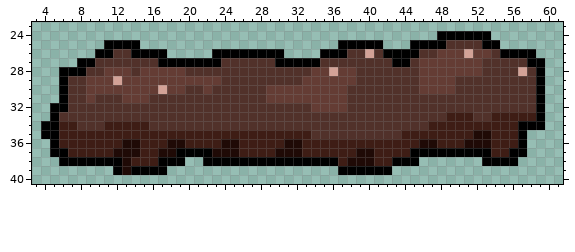
Two versions of one pixel-art file, art/aseprite/patty.aseprite. Above is the file before it was changed.
64x64 pixels, 1 frame. Shown: x 3..61, y 23..40. The old version is drawn lined up with the new one.
After the commit:
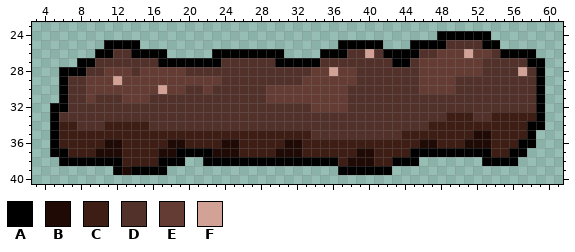
Palette (. is transparent): A #000000  B #1f0a06  C #3e1d15  D #51312a  E #643c34  F #d3a297
From old to new:
whole drawing moved by +2,+2 (the old picture is shown already moved)
@@ x 3..61 @@
 33 ..ADDDDDDDDDDDDDDDDDDDDDDDDDDDDDDDDDDDDDDDDDDDCCCDDCCCCCA..
-34 .AACCDDDCCCCCDDDDDDDDDDDDDDDDDDDDDDDDDDDDDDDCCCCCCCCCCAAA..
-35 .AACCCCCCCCCCCCCCCCCCCCCCCCCCCCDDDDDDDDDDCCCCCCCCBBCCCA....
-36 ..ACCCCCCCBBCCCBBCCCCBBCCCCCBBCCCCCCCCCCCCCBBCCCBBBCCCA....
-37 ..AACCCCCBBBCCBBAAAABBBCCCCBBBCCCCCCBBCCCCAAAAAAAAACCAA....
-38 ...AAAAAAABCCCAAA..AAAAAAAAAAAAAAACBBBCCAAA.......AAAA.....
+34 ..ACCDDDCCCCCDDDDDDDDDDDDDDDDDDDDDDDDDDDDDDDCCCCCCCCCCCAA..
+35 ..ACCCCCCCCCCCCCCCCCCCCCCCCCCCCDDDDDDDDDDCCCCCCCCBBCCCCA...
+36 ..ACCCCCBBCCCCCBBCCCCBBCCCCCBBCCCCCCCCCCCCCBBCCCBBBCCCAA...
+37 ..AACCCBBBCCCCBBAAAABBBCCCCBBBCCCCCCBBCCCCAAAAAAAAACCAA....
+38 ...AAAAAAACCCCAAA..AAAAAAAAAAAAAAACBBBCCAAA.......AAAA.....
 39 .........ABAAAA...................AAAAAA...................
Pixel boxes of the changes (left, top, right, bottom) in both pictures:
erased: (41, 121, 50, 139)
changed: (518, 121, 536, 148)
changed: (95, 139, 140, 166)
